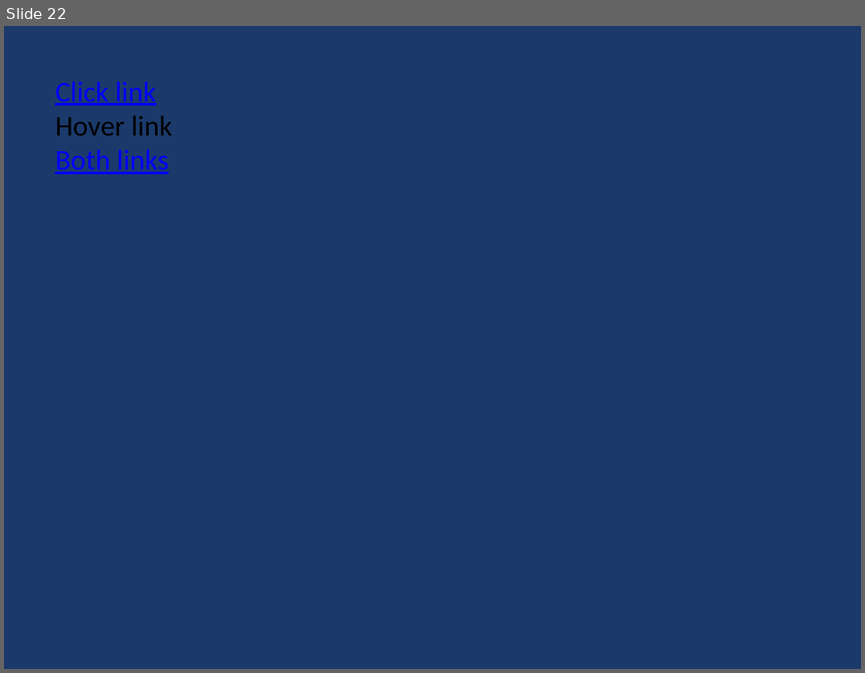
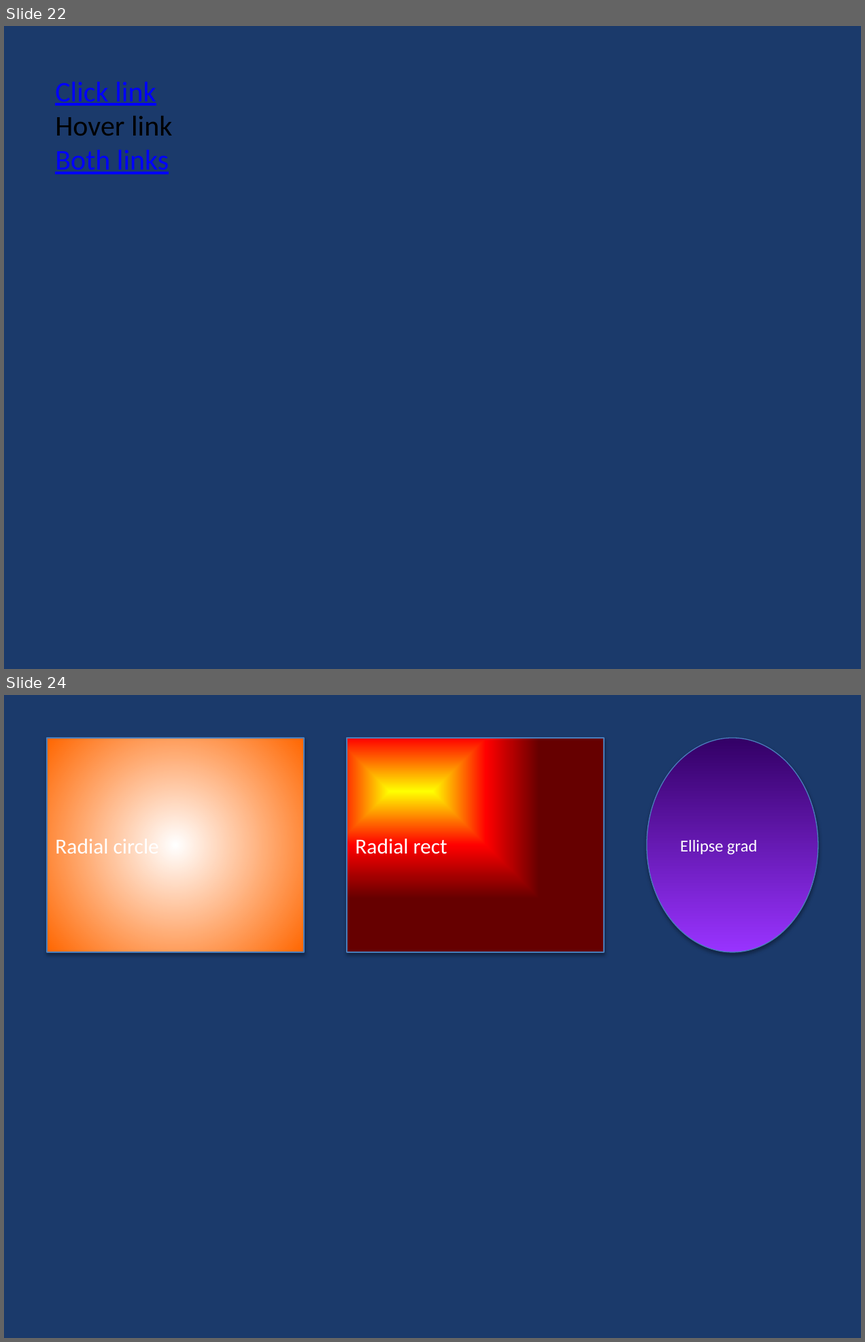
Before and after one commit to t-ujiie-g/pptx-svg, a slide deck: test_fixtures/test_features.pptx. Shown one above the other, each under a label of ours: slide 22 before the commit, slides 22 and 24 after it; the slides between them are not shown. The pictures are 865x673 and 865x1342 pixels, drawn with LibreOffice and Linux fonts; fonts in the diff are those of the drawing. Boxes give left, top, right and bottom in pixels: in the first picture for what was removed or moved away, otherwise in the second. Text is boxed around its words. In the diff, an @@ line names an element or a change of style, - is before the commit and + after.

```diff
--- a/test_fixtures/test_features.pptx
+++ b/test_fixtures/test_features.pptx
@@ slide 24 added at bbox=[4, 695, 861, 1338], background #1B3A6B @@
@@ rectangle added at bbox=[47, 738, 304, 952], fill gradient #FFFFFF to #FF6600, outline #4B7EBC 0.75 pt, 18 pt, text #FFFFFF @@
+Radial circle
@@ rectangle added at bbox=[347, 738, 604, 952], fill gradient #FFFF00 to #FF0000 to #660000, outline #4B7EBC 0.75 pt, 18 pt, text #FFFFFF @@
+Radial rect
@@ ellipse added at bbox=[647, 738, 818, 952], fill gradient #9933FF to #330066, outline #4B7EBC 0.75 pt, 14 pt, text #FFFFFF @@
+Ellipse grad
```
Also in this commit, not shown: 2 other slides added, 10 other files.
